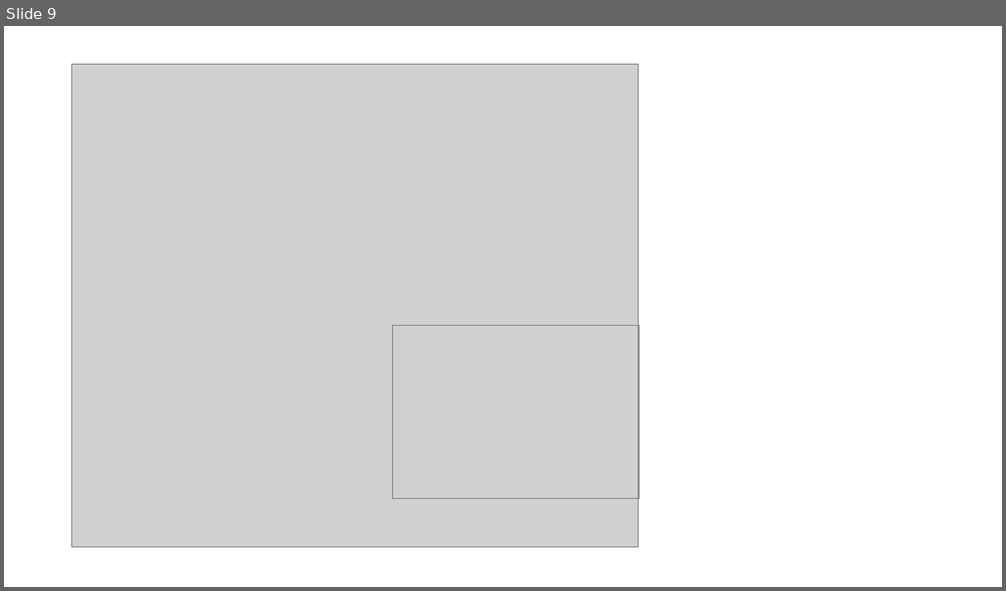
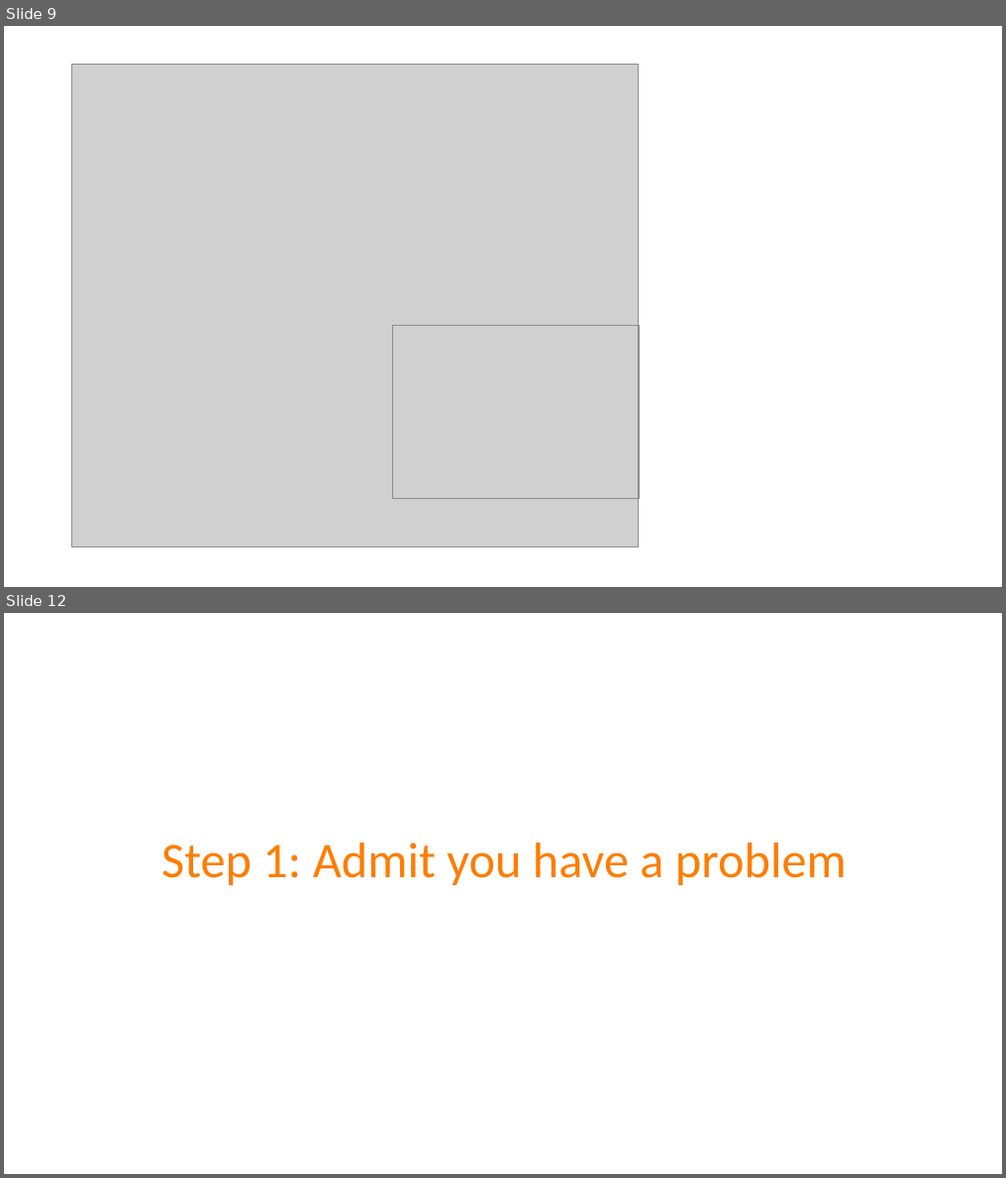
Before and after one commit to spetryjohnson/Talk-Patterns_of_Effective_Test_Setup, a slide deck: POETS - CodeMash 2017.pptx. Shown one above the other, each under a label of ours: slide 9 before the commit, slides 9 and 12 after it; the slides between them are not shown. The pictures are 1006x591 and 1006x1178 pixels, drawn with LibreOffice and Linux fonts; fonts in the diff are those of the drawing; grey boxes stand for pictures. Boxes give left, top, right and bottom in pixels: in the first picture for what was removed or moved away, otherwise in the second. Text is boxed around its words. In the diff, an @@ line names an element or a change of style, - is before the commit and + after.

```diff
--- a/POETS - CodeMash 2017.pptx
+++ b/POETS - CodeMash 2017.pptx
@@ slide 12 added at <box>4,613,1002,1174</box>, background #FFFFFF @@
@@ title added at <box>161,843,846,885</box>, 48 pt, text #FD7D00 @@
+Step 1: Admit you have a problem
```
Also in this commit, not shown: 9 slides changed, 6 other slides added, 6 slides removed, 2 other files.
